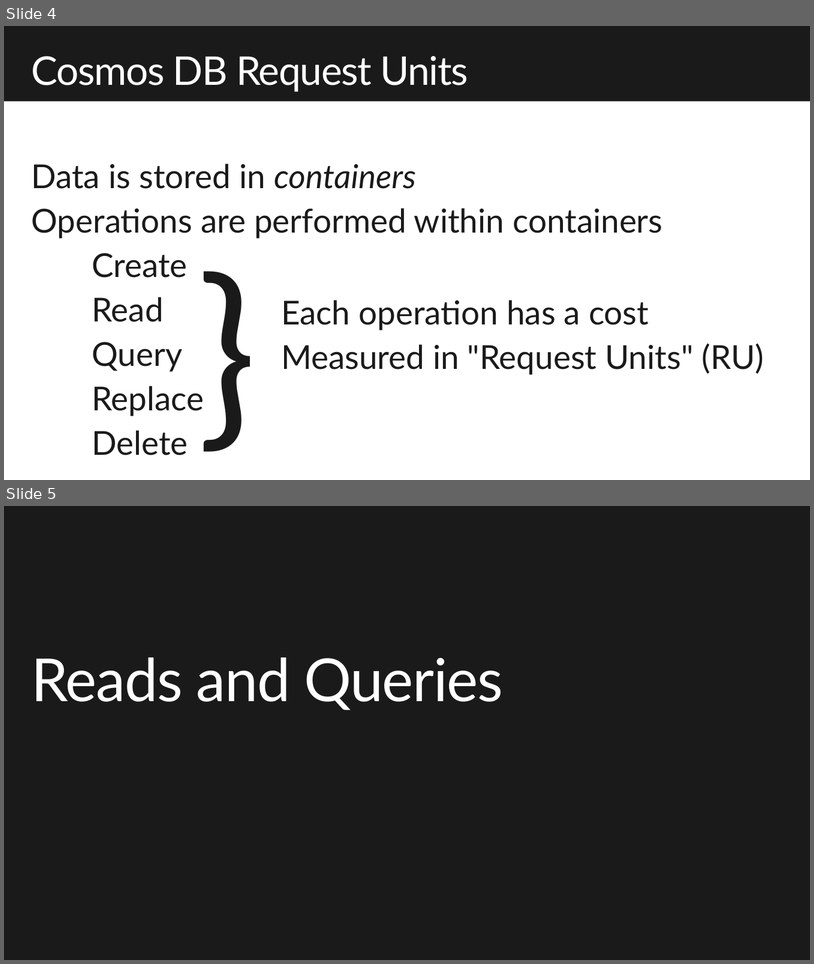
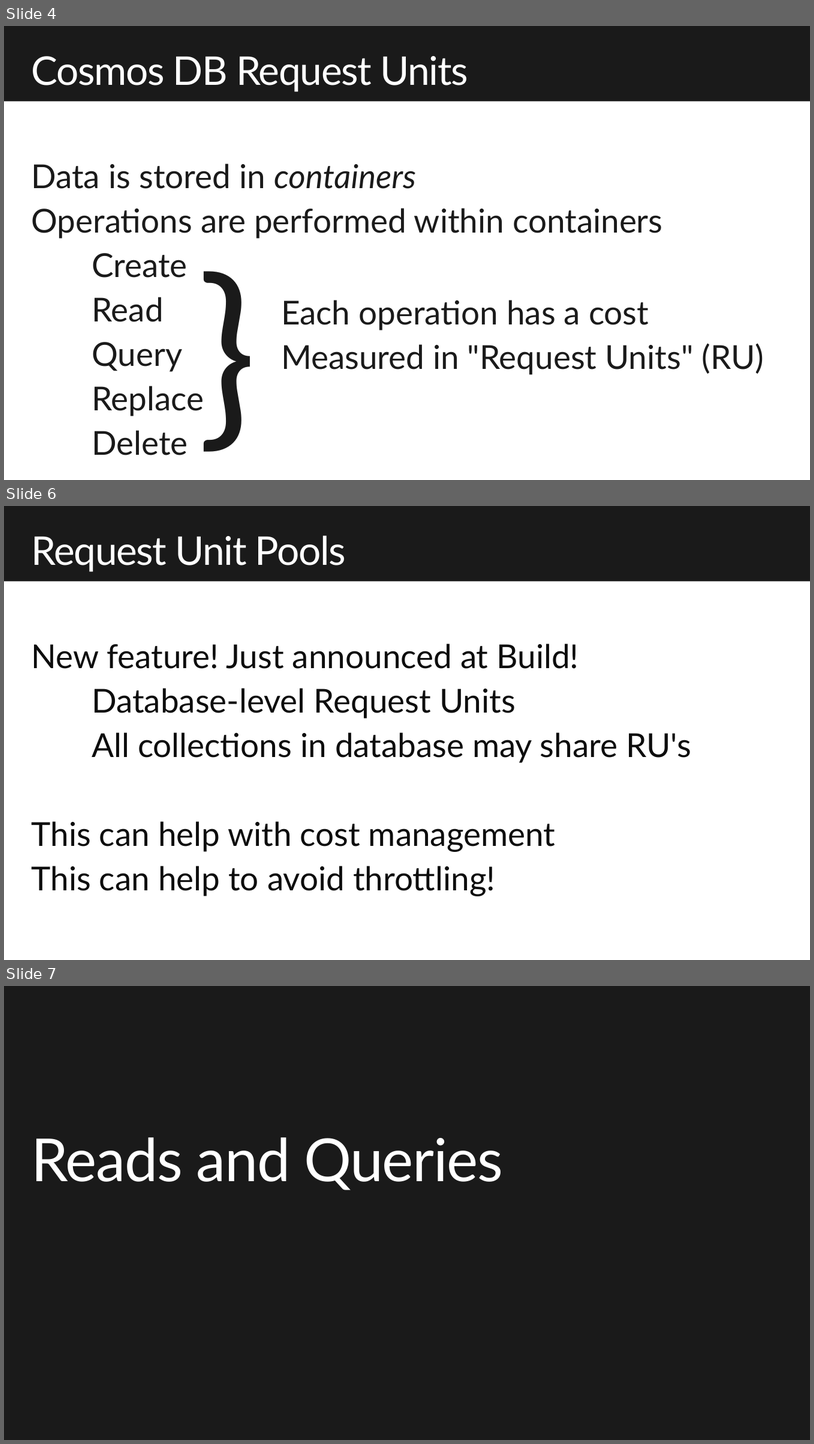
Before and after one commit to dmakogon/decode2018, a slide deck: decode2018_cosmosdb.pptx. Shown one above the other, each under a label of ours: slides 4 and 5 before the commit, slides 4, 6 and 7 after it; the slides between them are not shown. The pictures are 814x964 and 814x1444 pixels, drawn with LibreOffice and Linux fonts; fonts in the diff are those of the drawing; background and template pictures are left out. Boxes give left, top, right and bottom in pixels: in the first picture for what was removed or moved away, otherwise in the second. Text is boxed around its words. In the diff, an @@ line names an element or a change of style, - is before the commit and + after.

```diff
--- a/decode2018_cosmosdb.pptx
+++ b/decode2018_cosmosdb.pptx
@@ slide 6 added at (4,506,810,960), background #FFFFFF; not listed: 1 template element that a slide beside it also shows @@
@@ title added at (31,535,346,572), 48 pt, text #FFFFFF @@
+Request Unit Pools
@@ text added at (31,643,692,896), 40 pt, text #0D0D0D @@
+New feature! Just announced at Build!
+Database-level Request Units
+All collections in database may share RU's
+This can help with cost management
+This can help to avoid throttling!
@@ what was slide 5 is now slide 7 @@
```
Also in this commit, not shown: 4 slides changed, 5 other slides added, 7 slides removed.
